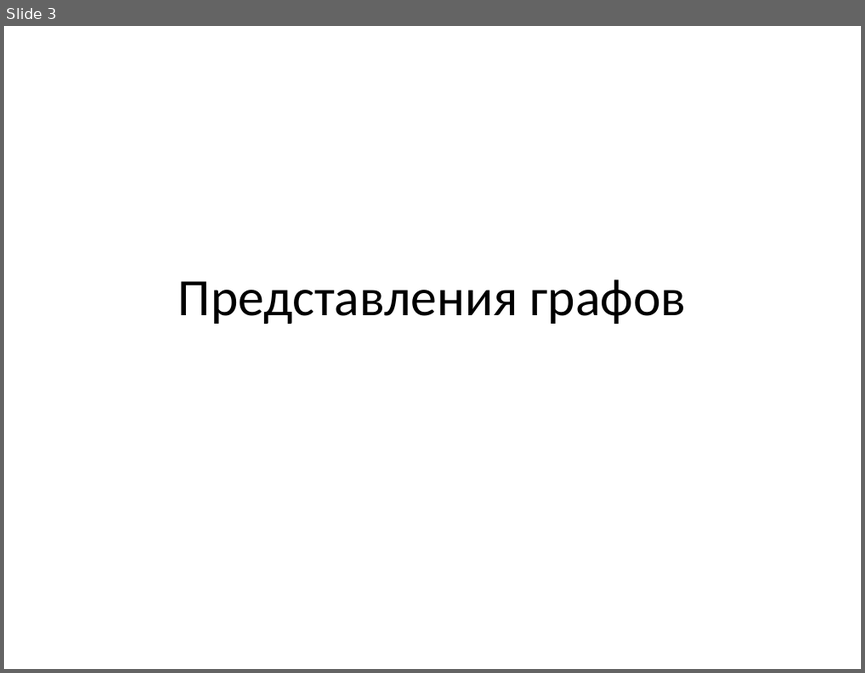
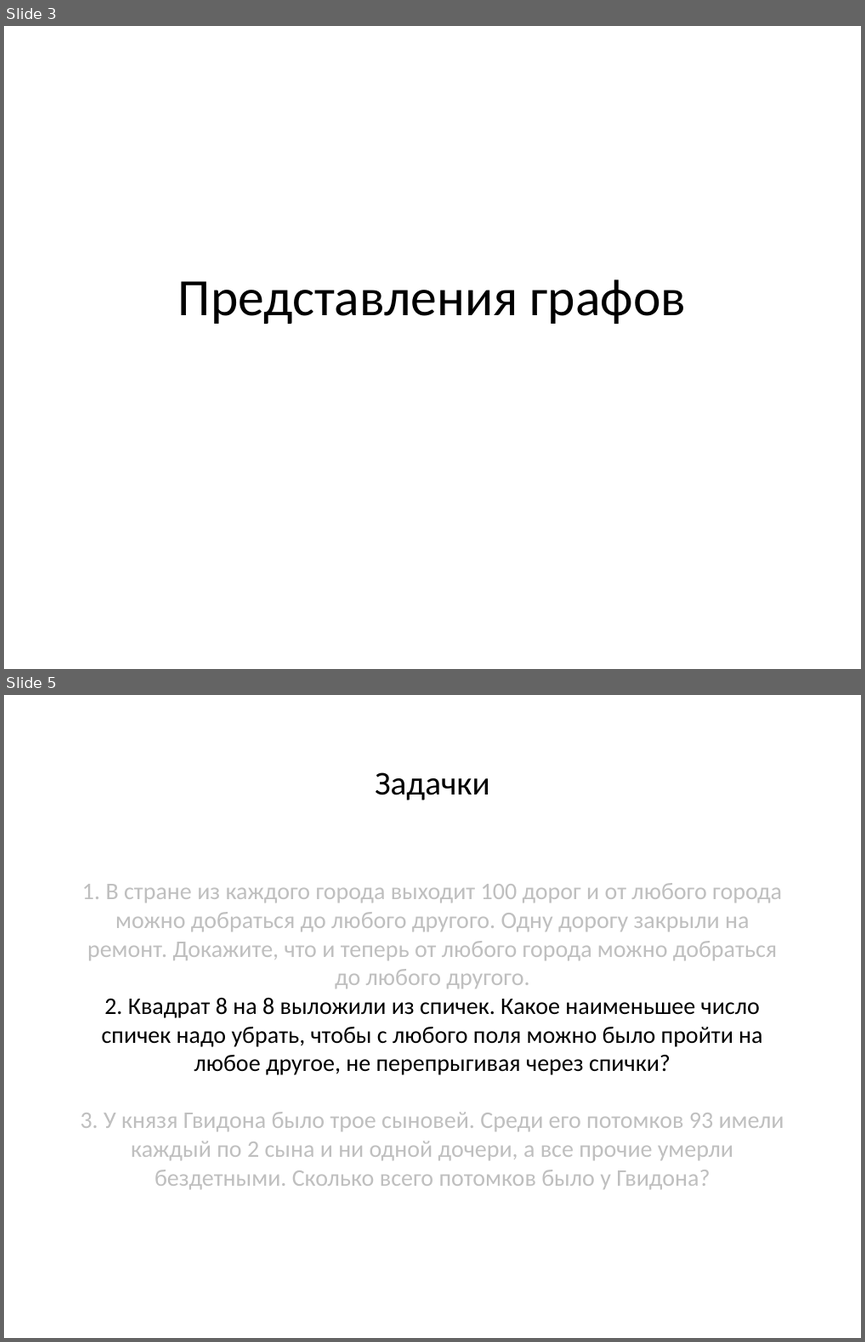
Before and after one commit to SteinbergOB/ANG, a slide deck: Презентации/Лекция 0.pptx. Shown one above the other, each under a label of ours: slide 3 before the commit, slides 3 and 5 after it; the slides between them are not shown. The pictures are 865x673 and 865x1342 pixels, drawn with LibreOffice and Linux fonts; fonts in the diff are those of the drawing. Boxes give left, top, right and bottom in pixels: in the first picture for what was removed or moved away, otherwise in the second. Text is boxed around its words. In the diff, an @@ line names an element or a change of style, - is before the commit and + after.

```diff
--- a/Презентации/Лекция 0.pptx
+++ b/Презентации/Лекция 0.pptx
@@ slide 5 added at (x1=4, y1=695, x2=861, y2=1338), background #FFFFFF @@
@@ text added at (x1=375, y1=772, x2=490, y2=800), 28 pt, text #000000 @@
+Задачки
@@ title added at (x1=80, y1=883, x2=784, y2=1189), 20 pt, text #BFBFBF @@
+1. В стране из каждого города выходит 100 дорог и от любого города можно добраться до любого другого. Одну дорогу закрыли на ремонт. Докажите, что и теперь от любого города можно добраться до любого другого.
+2. Квадрат 8 на 8 выложили из спичек. Какое наименьшее число спичек надо убрать, чтобы с любого поля можно было пройти на любое другое, не перепрыгивая через спички?
+3. У князя Гвидона было трое сыновей. Среди его потомков 93 имели каждый по 2 сына и ни одной дочери, а все прочие умерли бездетными. Сколько всего потомков было у Гвидона?
```
Also in this commit, not shown: 2 other slides added, 3 other files.
